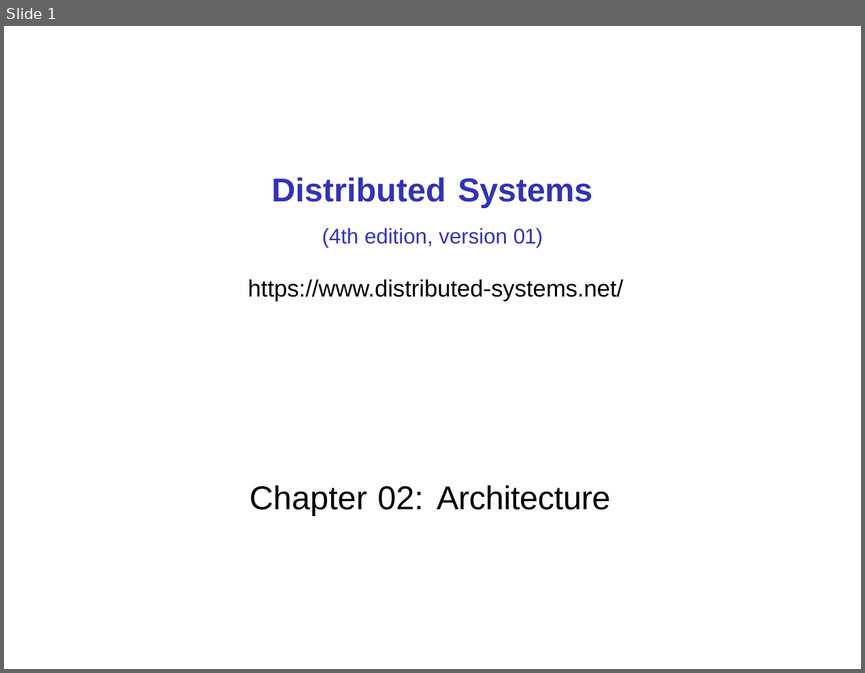
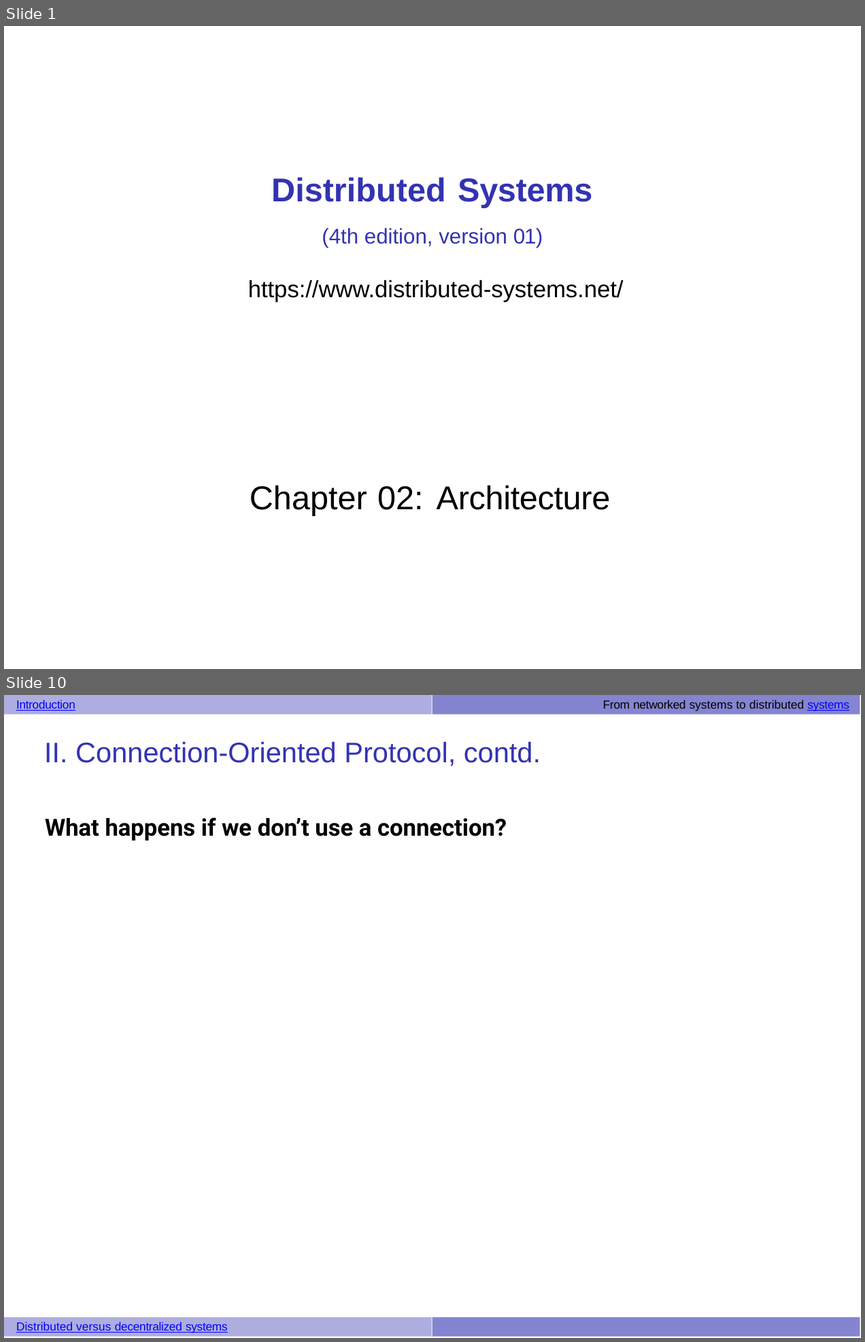
Before and after one commit to UVADS/distributed_computing, a slide deck: 03_dataframes_and_spark_sql/system_architecture_examples.pptx. Shown one above the other, each under a label of ours: slide 1 before the commit, slides 1 and 10 after it; the slides between them are not shown. The pictures are 865x673 and 865x1342 pixels, drawn with LibreOffice and Linux fonts; fonts in the diff are those of the drawing. Boxes give left, top, right and bottom in pixels: in the first picture for what was removed or moved away, otherwise in the second. Text is boxed around its words. In the diff, an @@ line names an element or a change of style, - is before the commit and + after.

```diff
--- a/03_dataframes_and_spark_sql/system_architecture_examples.pptx
+++ b/03_dataframes_and_spark_sql/system_architecture_examples.pptx
@@ slide 10 added at (x1=4, y1=695, x2=861, y2=1338), background #FFFFFF @@
@@ freeform shape added at (x1=4, y1=695, x2=432, y2=714), fill #ADADE0 @@
@@ text added at (x1=16, y1=700, x2=849, y2=711), 5 pt, text #000000 @@
+Introduction From networked systems to distributed systems
@@ freeform shape added at (x1=432, y1=695, x2=861, y2=714), fill #8484D1 @@
@@ title added at (x1=44, y1=742, x2=541, y2=766), 12 pt, text #3333B2 @@
+II. Connection-Oriented Protocol, contd.
@@ text added at (x1=45, y1=817, x2=507, y2=841), 10 pt, text #000000, bold @@
+What happens if we don’t use a connection?
@@ freeform shape added at (x1=4, y1=1317, x2=432, y2=1336), fill #ADADE0 @@
@@ text added at (x1=16, y1=1322, x2=228, y2=1334), 5 pt, text #0000FF, underline @@
+Distributed versus decentralized systems
@@ freeform shape added at (x1=432, y1=1317, x2=861, y2=1336), fill #8484D1 @@
```
Also in this commit, not shown: 7 slides changed, 13 other slides added.
